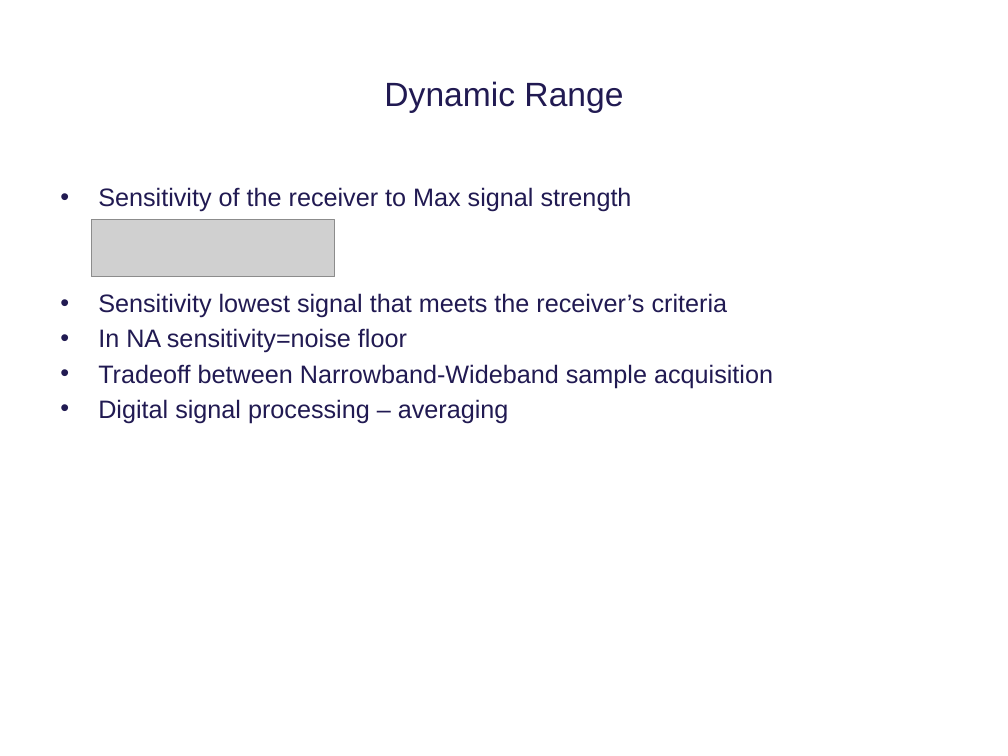
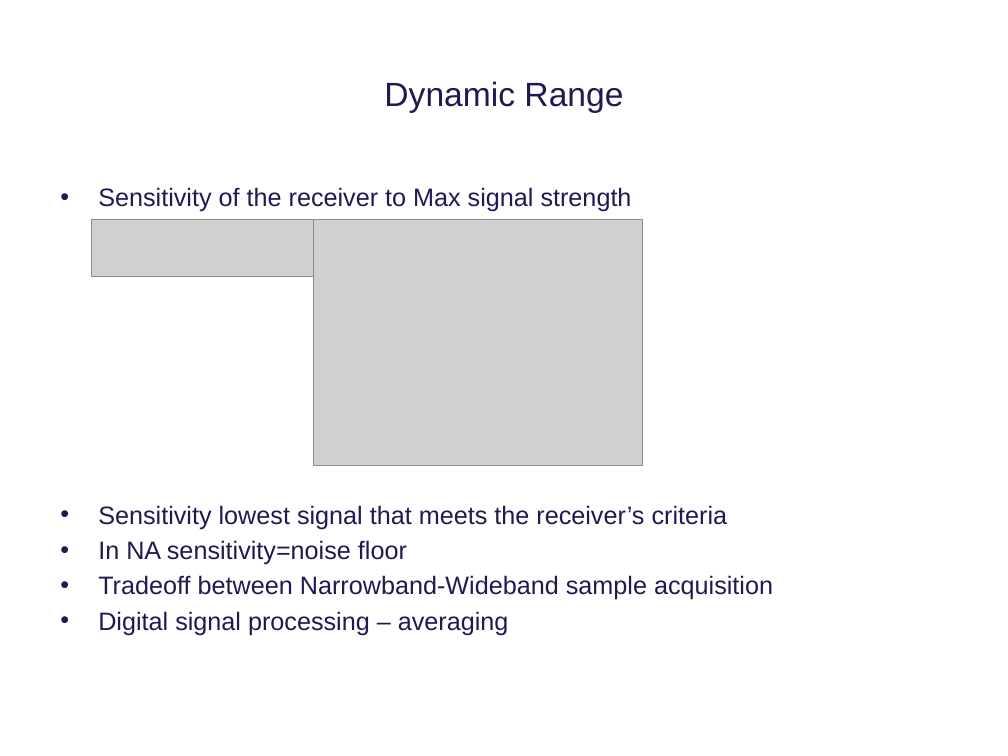
Before and after one commit to tkjj13/P8, a slide deck: slide 15 of ppt/final.pptx. Drawn at 1008x756 pixels with LibreOffice and Linux fonts; fonts in the diff are those of the drawing; grey boxes stand for pictures; background and template pictures are left out. Boxes give left, top, right and bottom in pixels: in the first picture for what was removed or moved away, otherwise in the second. Text is boxed around its words. In the diff, an @@ line names an element or a change of style, - is before the commit and + after.

```diff
--- a/ppt/final.pptx
+++ b/ppt/final.pptx
@@ text "Sensitivity of the receiver to ..." rewrapped from bbox=[98, 187, 773, 424] to bbox=[98, 187, 773, 635] @@
@@ picture added at bbox=[313, 220, 642, 466] @@
```
Also in this commit, not shown: 8 other slides changed, 1 slide added.
